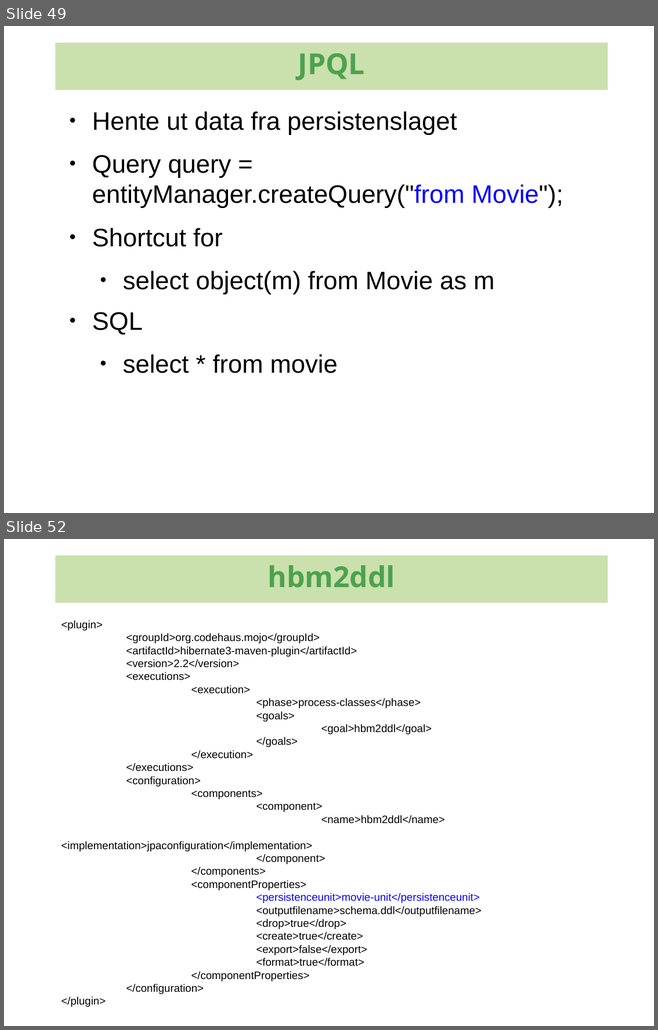
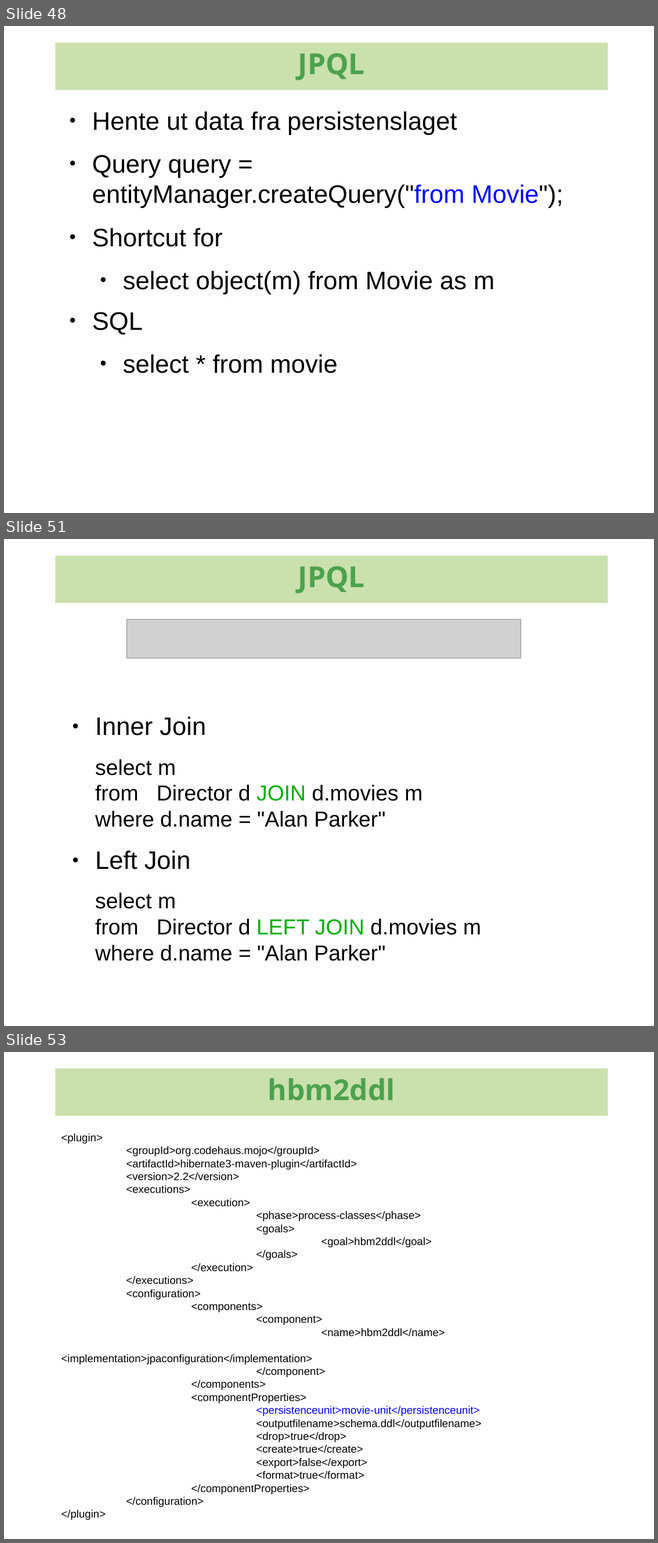
Before and after one commit to kenglxn/seam-maven-refimpl, a slide deck: sandbox/loo/jpa-continued/jpa-continued.odp. Shown one above the other, each under a label of ours: slides 49 and 52 before the commit, slides 48, 51 and 53 after it; the slides between them are not shown. The pictures are 658x1030 and 658x1543 pixels, drawn with LibreOffice and Linux fonts; fonts in the diff are those of the drawing; grey boxes stand for pictures; background and template pictures are left out. Boxes give left, top, right and bottom in pixels: in the first picture for what was removed or moved away, otherwise in the second. Text is boxed around its words. In the diff, an @@ line names an element or a change of style, - is before the commit and + after.

```diff
--- a/sandbox/loo/jpa-continued/jpa-continued.odp
+++ b/sandbox/loo/jpa-continued/jpa-continued.odp
@@ slide 51 added at (4,539,654,1026), background #FFFFFF @@
@@ rectangle added at (55,556,607,603), fill #CAE0AD, 32 pt, text #4CA24E, bold @@
+JPQL
@@ picture added at (127,620,520,658) @@
@@ text added at (95,716,481,961), 24 pt, text #000000 @@
+● Inner Join
+select m
+from Director d JOIN d.movies m
+where d.name = "Alan Parker"
+● Left Join
+select m
+from Director d LEFT JOIN d.movies m
+where d.name = "Alan Parker"
@@ what was slide 49 is now slide 48 @@
@@ what was slide 52 is now slide 53 @@
```
Also in this commit, not shown: 5 slides changed, 3 other slides added, 5 slides removed, 1 other file.
